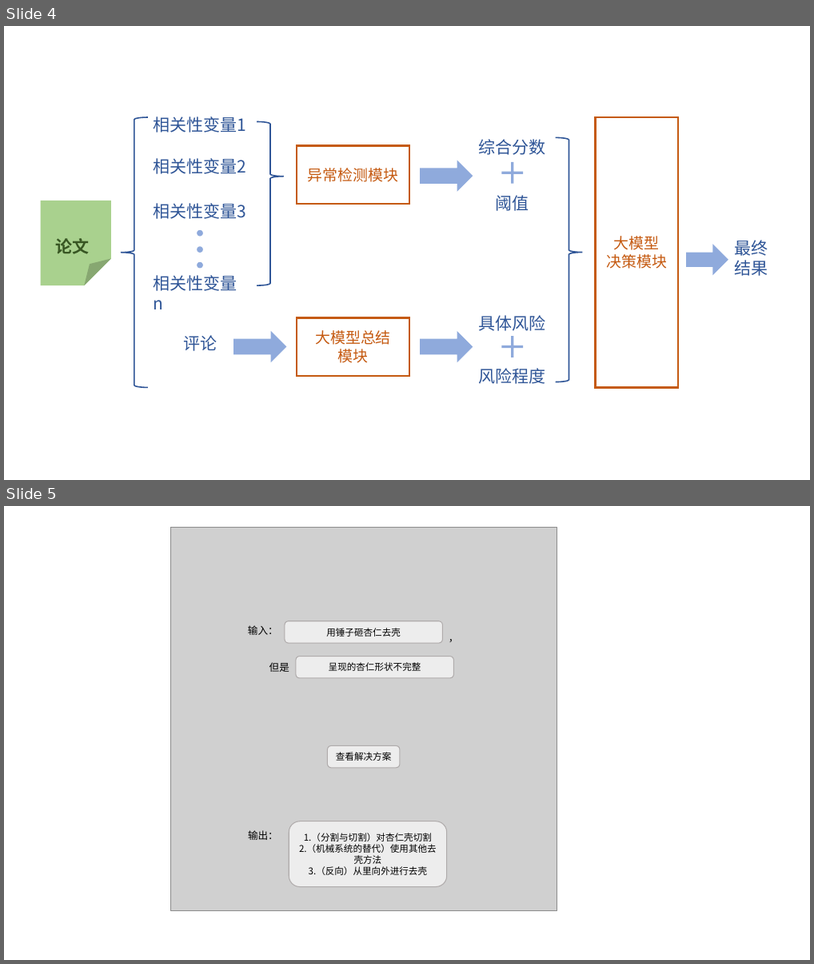
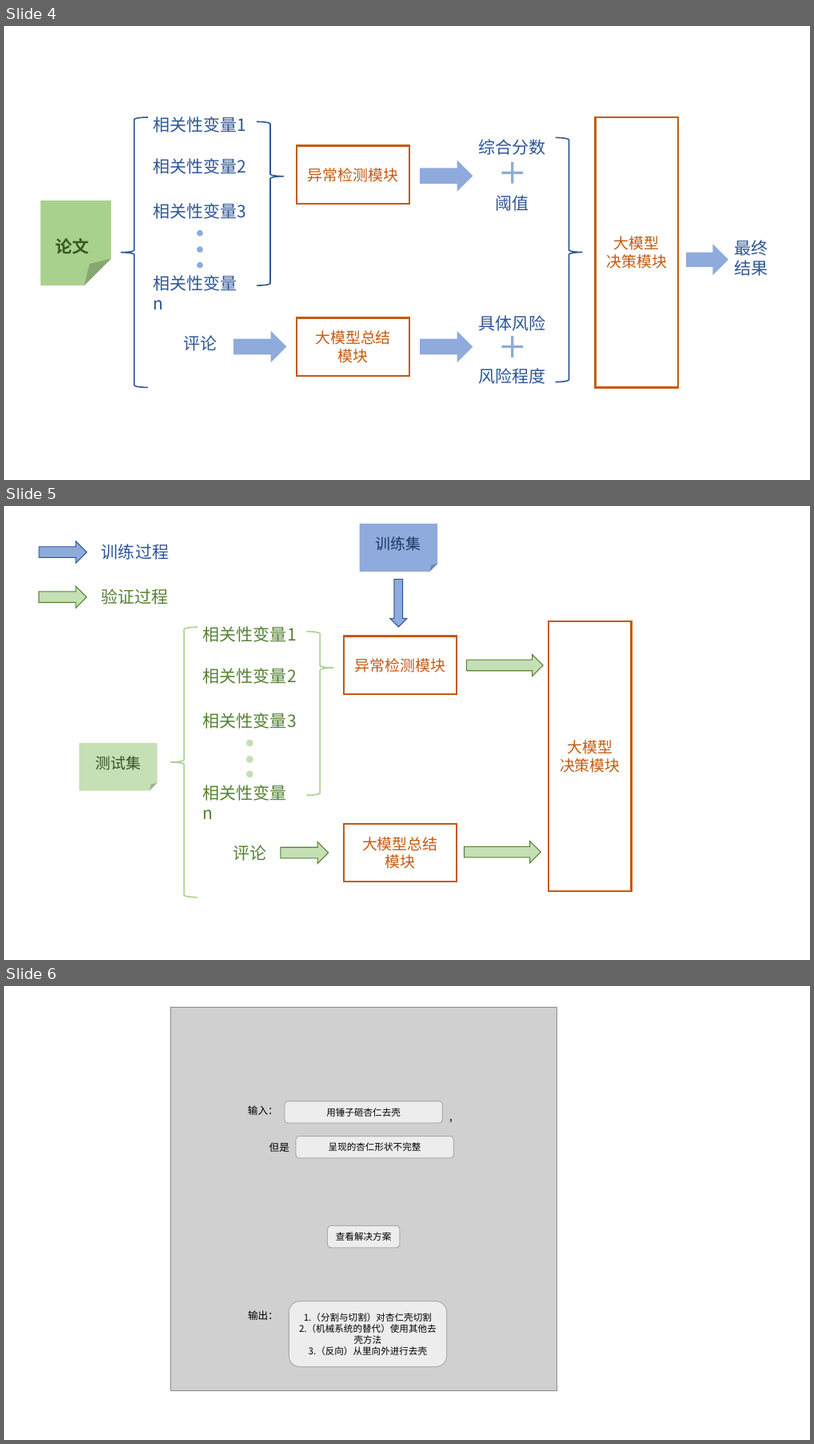
Before and after one commit to Junital/PaperRiskDetection, a slide deck: draw/新.pptx. Shown one above the other, each under a label of ours: slides 4 and 5 before the commit, slides 4, 5 and 6 after it. The pictures are 814x964 and 814x1444 pixels, drawn with LibreOffice and Linux fonts; fonts in the diff are those of the drawing; grey boxes stand for pictures. Boxes give left, top, right and bottom in pixels: in the first picture for what was removed or moved away, otherwise in the second. Text is boxed around its words. In the diff, an @@ line names an element or a change of style, - is before the commit and + after.

```diff
--- a/draw/新.pptx
+++ b/draw/新.pptx
@@ slide 5 added at bbox=[4, 506, 810, 960], background #FFFFFF @@
@@ group added at bbox=[38, 524, 632, 896]: 7 texts, 6 down arrows, 3 rectangles, 3 ellipses, 2 folded corners, 2 left braces @@
+异常检测模块
+大模型总结
+模块
+大模型
+决策模块
+训练集
+训练过程
+验证过程
+测试集
+评论
+相关性变量1
+相关性变量2
+相关性变量3
+相关性变量n
@@ what was slide 5 is now slide 6 @@
```
Also in this commit, not shown: 4 other files.
